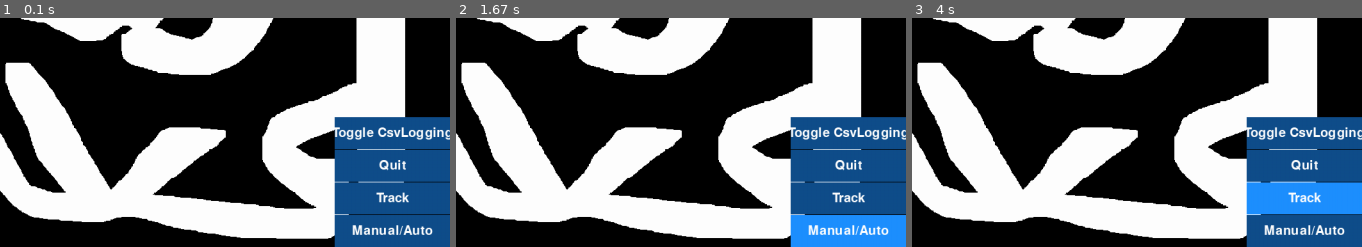
Above: before the commit, frames 1-3 (left to right).
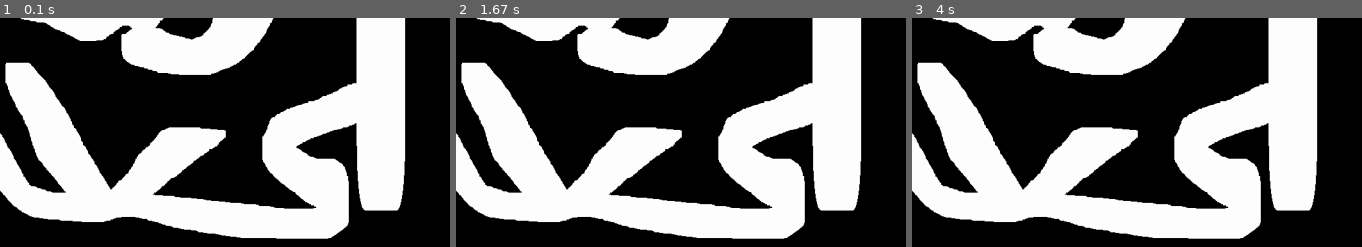
Above: after the commit, the same moments.

Repository: aradzekler/DroneSim
Game: pygame game, started from sim_window.py
The game is run twice, just before and just after one commit, with the same random seed, the same clock (stepped at 60 frames per second) and the same inputs.
Inputs (mouse positions are % of the whole screen's width and height, from its top left):
- Up to frame 1 (0.1 s): no input
- Up to frame 2 (1.67 s): click (94, 97) at 0.38 s
- Up to frame 3 (4 s): press the mouse at (94, 89) at 1.7 s; move the mouse to (65, 59) at 1.8 s; release the mouse at (36, 29) at 1.93 s; press the mouse at (94, 97) at 2.03 s; move the mouse to (53, 62) at 2.13 s; release the mouse at (12, 28) at 2.27 s; hold Right 2.33-2.8 s; hold Left 2.83-3.37 s; hold Down 3.4-3.7 s; click (94, 89) at 3.78 s
The pictures show only the part of the screen within x 50-100%, y 50-100%; the shares and areas given below are measured in that part.

The runs differ from the first frame. In frame 1, 14% of the frame differs, in the area x 74-100%, y 43-100%; in frame 2, 14%; in frame 3, 14%.

Commit message:
works refactoring ui controls, missing buttons and log

Diff:
--- a/Drone.py
+++ b/Drone.py
@@ -1,13 +1,9 @@
+import pygame
 import math as math
-
-import pygame
-
 import Model_States
 
 # TODO: ADD LIDARS, ADD AI, GENERICS
 
-WHITE = (255, 255, 255)
-BLACK = (0, 0, 0)
 RED = (255, 0, 0)
 GREEN = (0, 255, 0)
 BLUE = (0, 0, 255)
@@ -34,7 +30,7 @@
     return int(new_x), int(new_y)
 
 
-class SimpleDrone:
+class Drone:
     def __init__(self, x, y, screen, game_map):
         self.body = pygame.image.load("Images//Body//Grey.png").convert()  # images for the model itself.
         self.rotors = pygame.image.load("Images//Wheels//Black.png").convert()
--- /dev/null
+++ b/Logger.py
@@ -0,0 +1,20 @@
+
+class Logger:
+    def __init__(self):
+        self.update_list = []
+
+    def log(self,drone,clock,time):
+        return [str("%.0f" % clock.get_fps()),  # our telemetry window.
+                str("%.2f" % drone.angle), str("%.2f" % drone.current_speed), str("%.2f" % drone.move_x),
+                str("%.2f" % drone.move_y), str(drone.forward), str(drone.left), str(drone.right), str(drone.backward),
+                str(drone.is_colliding), str(drone.front_detect), str('{0:%H:%M:%S}'.format(time))]
+
+
+    # def write_log(self):
+    # # HANDLING CSV LOGGING
+    #     line = ""
+    #     for text in scene_metrics:
+    #         line += text + ","
+    #     line = line[:-1]
+    #     line += "\n"
+    #     log_file += line
--- a/Map.py
+++ b/Map.py
@@ -1,8 +1,6 @@
+import pygame
 import constants
 from PIL import Image
-
-from Drone import *
-
 
 # Main class for dealing with out map.
 class Map:
@@ -17,7 +15,7 @@
         """
         Take png image and create proper black and white image
         Also generate collision list
-        The collision list is used for -------FILL INN
+        The collision list is used for proper wall detection
         """
 
         map_array = []
@@ -56,7 +54,7 @@
                          map_array[x + 1][y - 1] == constants.WHITE or
                          map_array[x - 1][y] == constants.WHITE or map_array[x + 1][y + 1] == constants.WHITE or
                          map_array[x + 1][y] == constants.WHITE or map_array[x - 1][y + 1] == constants.WHITE or
-                         map_array[x][y + 1] == constants.WHITE) and map_array[x][y] == BLACK):
+                         map_array[x][y + 1] == constants.WHITE) and map_array[x][y] == constants.BLACK):
                         block = pygame.Rect(x, y, 1, 1)
                         self.collide_list.append(block)  # add black block to our collide list
                     else:
--- /dev/null
+++ b/UI_controls.py
@@ -0,0 +1,121 @@
+
+import pygame
+import constants
+
+ACTIVE_BUTTON_COLOR = pygame.Color('dodgerblue1')
+INACTIVE_BUTTON_COLOR = pygame.Color('dodgerblue4')
+
+class UI_Controls:
+    def __init__(self,game_map,main_s,drone):
+        self.update_list = []
+        self.game_map = game_map
+        self.main_s = main_s
+        self.drone = drone
+
+        pygame.font.init()
+        self.font = pygame.font.SysFont("", 20)
+        self.FONT = pygame.font.Font(None, 30)
+        # button creation
+        auto_manual_button = self.create_button(self.game_map.map_width - 180, self.game_map.map_height - 50, 180, 50, 'Manual/Auto')
+        track_button = self.create_button(self.game_map.map_width - 180, self.game_map.map_height - (100 + 1), 180, 50, 'Track')
+        pause_button = self.create_button(self.game_map.map_width - 180, self.game_map.map_height - (150 + 2), 180, 50, 'Quit')
+        log_button = self.create_button(self.game_map.map_width - 180, self.game_map.map_height - (200 + 3), 180, 50, 'Toggle CsvLogging')
+        # button in the right-down corner.
+
+        self.button_list = [auto_manual_button, track_button, pause_button, log_button]  # a list containing all butto
+
+        for button in self.button_list:
+            self.draw_button(button, self.main_s)
+
+        self.set_event_listeners(self.drone)
+
+
+    # drawing the button on pygame canvas.
+    def draw_button(self,button, screen):
+        """Draw the button rect and the text surface."""
+        pygame.draw.rect(screen, button['color'], button['rect'])
+        screen.blit(button['text'], button['text rect'])
+
+
+    # update all elements in list.
+    def update_all(self,to_update ):
+        for element in to_update  :
+            element.update()
+
+
+    def display_all(self,scene_metrics):
+        for element_val in range(0, len(scene_metrics)):  # adding text in the side of the screen
+            self.main_s.blit(self.font.render(str(scene_metrics[element_val]), True, (0, 255, 0)), (10, 10 + (20 * element_val)))
+
+
+    def set_event_listeners(self,drone):
+        for event in pygame.event.get():
+            if event.type == pygame.QUIT:
+                running = False
+            elif event.type == pygame.MOUSEBUTTONDOWN:
+                # 1 is the left mouse button, 2 is middle, 3 is right.
+                if event.button == 1:
+                    for button in self.button_list:
+                        # `event.pos` is the mouse position.
+                        if button['rect'].collidepoint(event.pos):
+                            # execute function in the state machine
+                            # drone.state = drone.state.on_event('switch_state')
+                            if button == self.button_list[0]:  # manual/auto button
+                                if drone.event == 'manual_control':  # switch states
+                                    drone.event = 'auto_control'
+                                    drone.on_event('auto_control')
+                                else:
+                                    drone.event = 'manual_control'
+                                    drone.on_event('manual_control')
+                            if button == self.button_list[1]:  # tracking on/off button
+                                if drone.tracking:
+                                    drone.tracking = False
+                                else:
+                                    drone.tracking = True
+                            if button == self.button_list[2]:  # quit button
+                                if running:
+                                    csv_f = open('csvfile.csv', 'w')  # handling logging to csv file before closing.
+                                    csv_f.write(log_file)
+                                    csv_f.close()
+                                    running = False
+                            if button == self.button_list[3]:
+                                if not logging:
+                                    logging = True
+            elif event.type == pygame.MOUSEMOTION:
+                # When the mouse gets moved, change the color of the
+                # buttons if they collide with the mouse.
+                for button in self.button_list:
+                    if button['rect'].collidepoint(event.pos):
+                        button['color'] = ACTIVE_BUTTON_COLOR
+                    else:
+                        button['color'] = INACTIVE_BUTTON_COLOR
+        if drone.event == 'manual_control':  # if we are in manual control
+            drone.on_event('manual_control')
+
+    def create_button(self,x, y, w, h, text):
+        # The button is a dictionary consisting of the rect, text,
+        # text rect, color and the callback function.
+        text_surf = self.FONT.render(text, True, constants.WHITE)
+        button_rect = pygame.Rect(x, y, w, h)
+        text_rect = text_surf.get_rect(center=button_rect.center)
+        button = {
+            'rect': button_rect,
+            'text': text_surf,
+            'text rect': text_rect,
+            'color': INACTIVE_BUTTON_COLOR,
+        }
+        return button
+
+    def set_metrics(self,drone,clock,time):
+        return ["FPS: " + str("%.0f" % clock.get_fps()),  # our telemetry window.
+                    "Drone angle: " + str("%.2f" % drone.angle),
+                    "Current speed: " + str("%.2f" % drone.current_speed),
+                    "X Axis Movement: " + str("%.2f" % drone.move_x),
+                    "Y Axis movement: " + str("%.2f" % drone.move_y),
+                    "F key" + str(drone.forward),
+                    "L key" + str(drone.left),
+                    "R key" + str(drone.right),
+                    "B key" + str(drone.backward),
+                    "Collided: " + str(drone.is_colliding),
+                    "Collision Detected: " + str(drone.front_detect),
+                    "Time: " + str('{0:%H:%M:%S}'.format(time))]
--- a/constants.py
+++ b/constants.py
@@ -3,5 +3,11 @@
 # Image after we create only constants.BLACK and constants.WHITE pixels
 TMP_MAP_PATH:str  = r".maps/mew_map.png"
 
+#global
 WHITE:tuple = (255, 255, 255)
 BLACK:tuple = (0, 0, 0)
+
+
+
+# Main loop
+FPS = 30
--- a/sim_window.py
+++ b/sim_window.py
@@ -1,57 +1,28 @@
+
 import datetime
-import constants
+
+import pygame
 import easygui as eg  # https://github.com/robertlugg/easygui   - easy way to open file dialog and other gui things.
 
-from Map import *
-
-
-FPS = 30
-ACTIVE_BUTT_COLOR = pygame.Color('dodgerblue1')
-INACTIVE_BUTT_COLOR = pygame.Color('dodgerblue4')
-pygame.font.init()
-FONT = pygame.font.Font(None, 30)
+import constants
+from Drone import Drone
+from Map import Map
+from UI_controls import UI_Controls
+from Logger import Logger
 
 
 # TODO: limit movement (drone get stuck in walls)
 # displaying the screen.
-def display_all(main_surface, display_list, text_list):
+def display_all(main_surface, display_list, scene_metrics,ui_control):
     for element in display_list:
         element.display(main_surface)
-    for element_val in range(0, len(text_list)):  # adding text in the side of the screen
-        main_surface.blit(font.render(str(text_list[element_val]), True, (0, 255, 0)), (10, 10 + (20 * element_val)))
 
-
-# update all elements in list.
-def update_all(update_list):
-    for element in update_list:
-        element.update()
-
-
-# drawing the button on pygame canvas.
-def draw_button(button, screen):
-    """Draw the button rect and the text surface."""
-    pygame.draw.rect(screen, button['color'], button['rect'])
-    screen.blit(button['text'], button['text rect'])
+    ui_control.display_all(scene_metrics)
 
 
 # creating a simple button in pygame
-def create_button(x, y, w, h, text):
-    # The button is a dictionary consisting of the rect, text,
-    # text rect, color and the callback function.
-    text_surf = FONT.render(text, True, WHITE)
-    button_rect = pygame.Rect(x, y, w, h)
-    text_rect = text_surf.get_rect(center=button_rect.center)
-    button = {
-        'rect': button_rect,
-        'text': text_surf,
-        'text rect': text_rect,
-        'color': INACTIVE_BUTT_COLOR,
-    }
-    return button
+clock = pygame.time.Clock()
 
-
-clock = pygame.time.Clock()
-font = pygame.font.SysFont("", 20)
 pygame.init()  # initialize pygame window
 print("###########~~INIT SIMULATOR WINDOW~~###########")
 
@@ -64,71 +35,26 @@
 
 game_map.create_map_from_img()
 main_s = pygame.display.set_mode((game_map.map_width, game_map.map_height))  # our main display
-drone = SimpleDrone(100, 300, main_s, game_map)  # drone object, starting from coordinates 100,300
+drone = Drone(100, 300, main_s, game_map)  # drone object, starting from coordinates 100,300
 sim_map = pygame.image.load(constants.TMP_MAP_PATH).convert()  # loading the map with the temp name given.
 
-# button creation
-auto_manual_button = create_button(game_map.map_width - 180, game_map.map_height - 50, 180, 50, 'Manual/Auto')
-track_button = create_button(game_map.map_width - 180, game_map.map_height - (100 + 1), 180, 50, 'Track')
-pause_button = create_button(game_map.map_width - 180, game_map.map_height - (150 + 2), 180, 50, 'Quit')
-log_button = create_button(game_map.map_width - 180, game_map.map_height - (200 + 3), 180, 50, 'Toggle CsvLogging')
-# button in the right-down corner.
-button_list = [auto_manual_button, track_button, pause_button, log_button]  # a list containing all buttons
 
 pygame.time.set_timer(pygame.USEREVENT, 1000)
 time = datetime.datetime.min
 running = True  # simulation is running
-logging = False
-log_file = ""  # if logging is needed.
+
+ui_controls = UI_Controls(game_map,main_s,drone)
+logger = Logger()
 
 while running:
-    clock.tick(FPS)
-    time += datetime.timedelta(0, (FPS / 10))
+    clock.tick(constants.FPS)
+    time += datetime.timedelta(0, (constants.FPS / 10))
 
-    main_s.fill(BLACK)  # resets the map every loop.
+    main_s.fill(constants.BLACK)  # resets the map every loop.
     main_s.blit(sim_map, (0, 0))  # filling screen with map
-    for event in pygame.event.get():
-        if event.type == pygame.QUIT:
-            running = False
-        elif event.type == pygame.MOUSEBUTTONDOWN:
-            # 1 is the left mouse button, 2 is middle, 3 is right.
-            if event.button == 1:
-                for button in button_list:
-                    # `event.pos` is the mouse position.
-                    if button['rect'].collidepoint(event.pos):
-                        # execute function in the state machine
-                        # drone.state = drone.state.on_event('switch_state')
-                        if button == button_list[0]:  # manual/auto button
-                            if drone.event == 'manual_control':  # switch states
-                                drone.event = 'auto_control'
-                                drone.on_event('auto_control')
-                            else:
-                                drone.event = 'manual_control'
-                                drone.on_event('manual_control')
-                        if button == button_list[1]:  # tracking on/off button
-                            if drone.tracking:
-                                drone.tracking = False
-                            else:
-                                drone.tracking = True
-                        if button == button_list[2]:  # quit button
-                            if running:
-                                csv_f = open('csvfile.csv', 'w')  # handling logging to csv file before closing.
-                                csv_f.write(log_file)
-                                csv_f.close()
-                                running = False
-                        if button == button_list[3]:
-                            if not logging:
-                                logging = True
-        elif event.type == pygame.MOUSEMOTION:
-            # When the mouse gets moved, change the color of the
-            # buttons if they collide with the mouse.
-            for button in button_list:
-                if button['rect'].collidepoint(event.pos):
-                    button['color'] = ACTIVE_BUTT_COLOR
-                else:
-                    button['color'] = INACTIVE_BUTT_COLOR
-    if drone.event == 'manual_control':  # if we are in manual control
-        drone.on_event('manual_control')
+
+    ui_controls.set_event_listeners(drone)
+
     # TODO: a method for logging key pressings.
     # TODO: implement autostate
     # need to implement auto state
@@ -136,35 +62,9 @@
     to_update = [drone]  # update drone variables
     to_display = [drone]  # update drone displaying on map.
 
-    to_text = ["FPS: " + str("%.0f" % clock.get_fps()),  # our telemetry window.
-               "Drone angle: " + str("%.2f" % drone.angle),
-               "Current speed: " + str("%.2f" % drone.current_speed),
-               "X Axis Movement: " + str("%.2f" % drone.move_x),
-               "Y Axis movement: " + str("%.2f" % drone.move_y),
-               "F key" + str(drone.forward),
-               "L key" + str(drone.left),
-               "R key" + str(drone.right),
-               "B key" + str(drone.backward),
-               "Collided: " + str(drone.is_colliding),
-               "Collision Detected: " + str(drone.front_detect),
-               "Time: " + str('{0:%H:%M:%S}'.format(time))]
+    scene_metrics = ui_controls.set_metrics(drone,clock,time)
+    log_line = logger.log(drone,clock,time)
+    ui_controls.update_all(to_update)
 
-    to_log = [str("%.0f" % clock.get_fps()),  # our telemetry window.
-              str("%.2f" % drone.angle), str("%.2f" % drone.current_speed), str("%.2f" % drone.move_x),
-              str("%.2f" % drone.move_y), str(drone.forward), str(drone.left), str(drone.right), str(drone.backward),
-              str(drone.is_colliding), str(drone.front_detect), str('{0:%H:%M:%S}'.format(time))]
-
-    # HANDLING CSV LOGGING
-    if logging:
-        line = ""
-        for text in to_text:
-            line += text + ","
-        line = line[:-1]
-        line += "\n"
-        log_file += line
-
-    for button in button_list:
-        draw_button(button, main_s)
-    update_all(to_update)
-    display_all(main_s, to_display, to_text)
+    display_all(main_s, to_display, scene_metrics,ui_controls)
     pygame.display.flip()  # show the surface we created on the actual screen.
